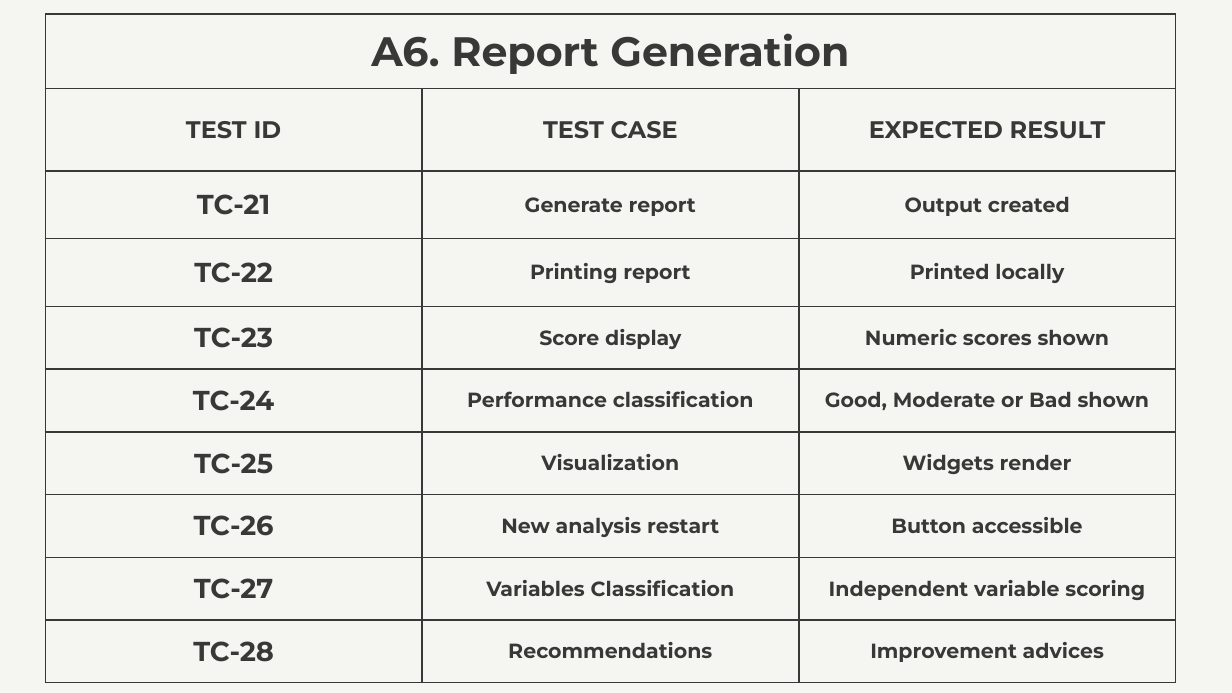
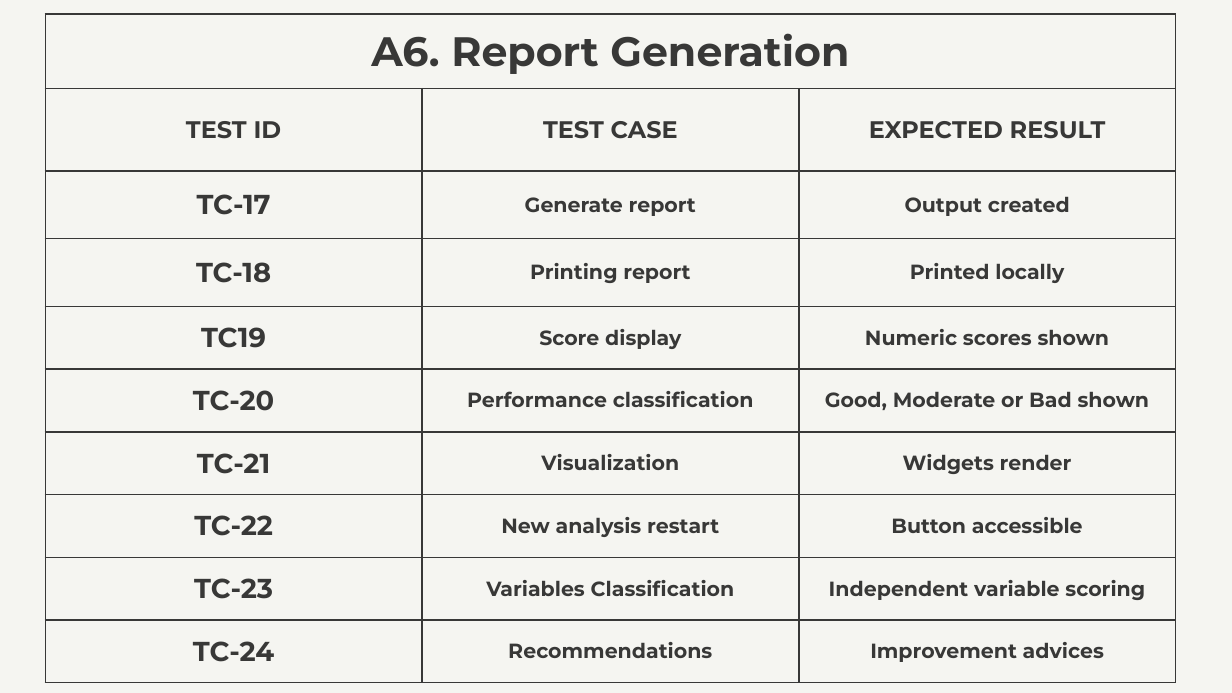
Before and after one commit to MiraPhilip12/Graduation_Project_ESLSCA, a slide deck: slide 7 of Milestone 5/Milestone5_Testing&Evaluation.pptx (slide 8 before the commit). Drawn at 1232x693 pixels with LibreOffice and Linux fonts; fonts in the diff are those of the drawing. Boxes give left, top, right and bottom in pixels: in the first picture for what was removed or moved away, otherwise in the second. Text is boxed around its words. In the diff, an @@ line names an element or a change of style, - is before the commit and + after.

Commit message:
updating presentation

```diff
--- a/Milestone 5/Milestone5_Testing&Evaluation.pptx
+++ b/Milestone 5/Milestone5_Testing&Evaluation.pptx
@@ table at box(46, 14, 1177, 683) @@
-row 3, column 1: TC-21
+row 3, column 1: TC-17
-row 4, column 1: TC-22
+row 4, column 1: TC-18
-row 5, column 1: TC-23
+row 5, column 1: TC19
-row 6, column 1: TC-24
+row 6, column 1: TC-20
-row 7, column 1: TC-25
+row 7, column 1: TC-21
-row 8, column 1: TC-26
+row 8, column 1: TC-22
-row 9, column 1: TC-27
+row 9, column 1: TC-23
-row 10, column 1: TC-28
+row 10, column 1: TC-24
```
Also in this commit, not shown: 4 other slides changed, 25 slides removed, 2 other files.
